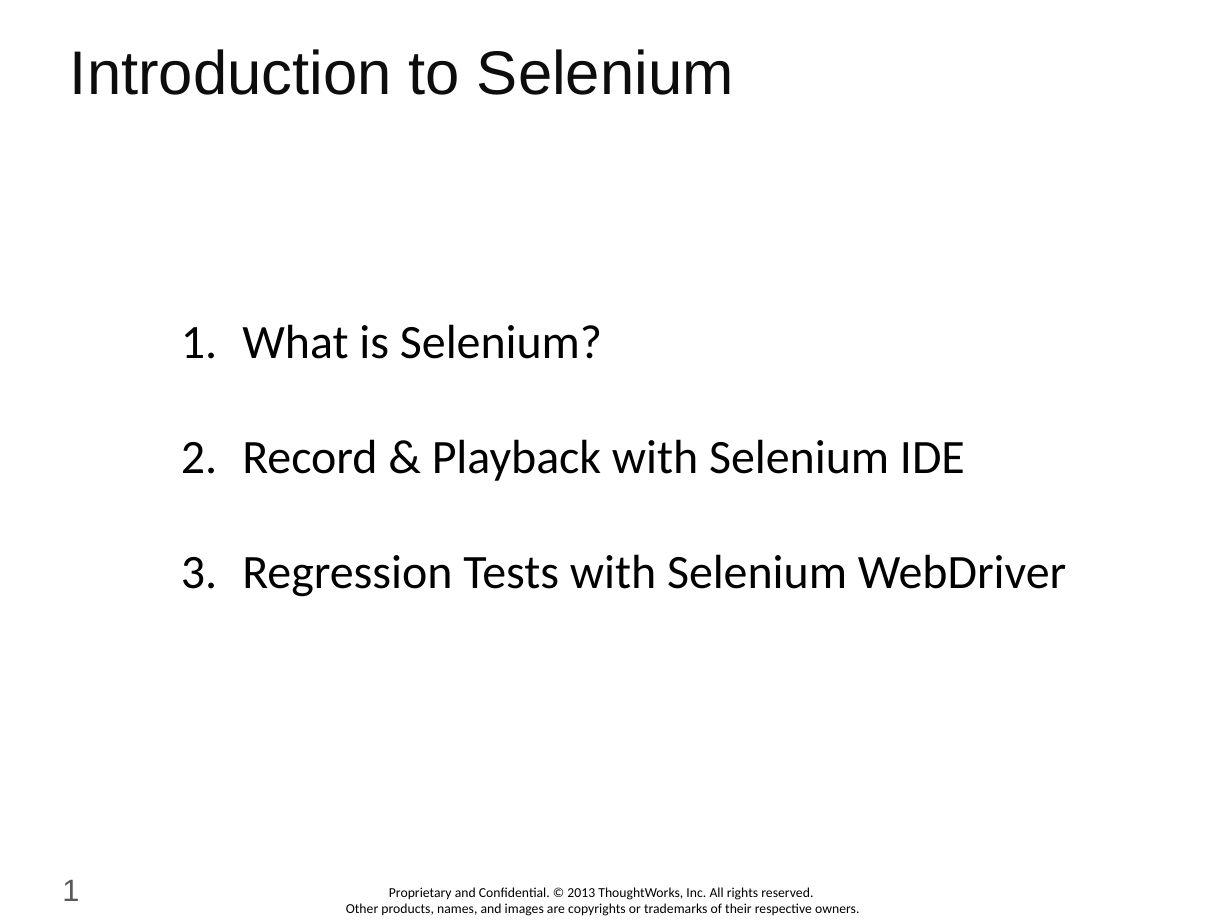
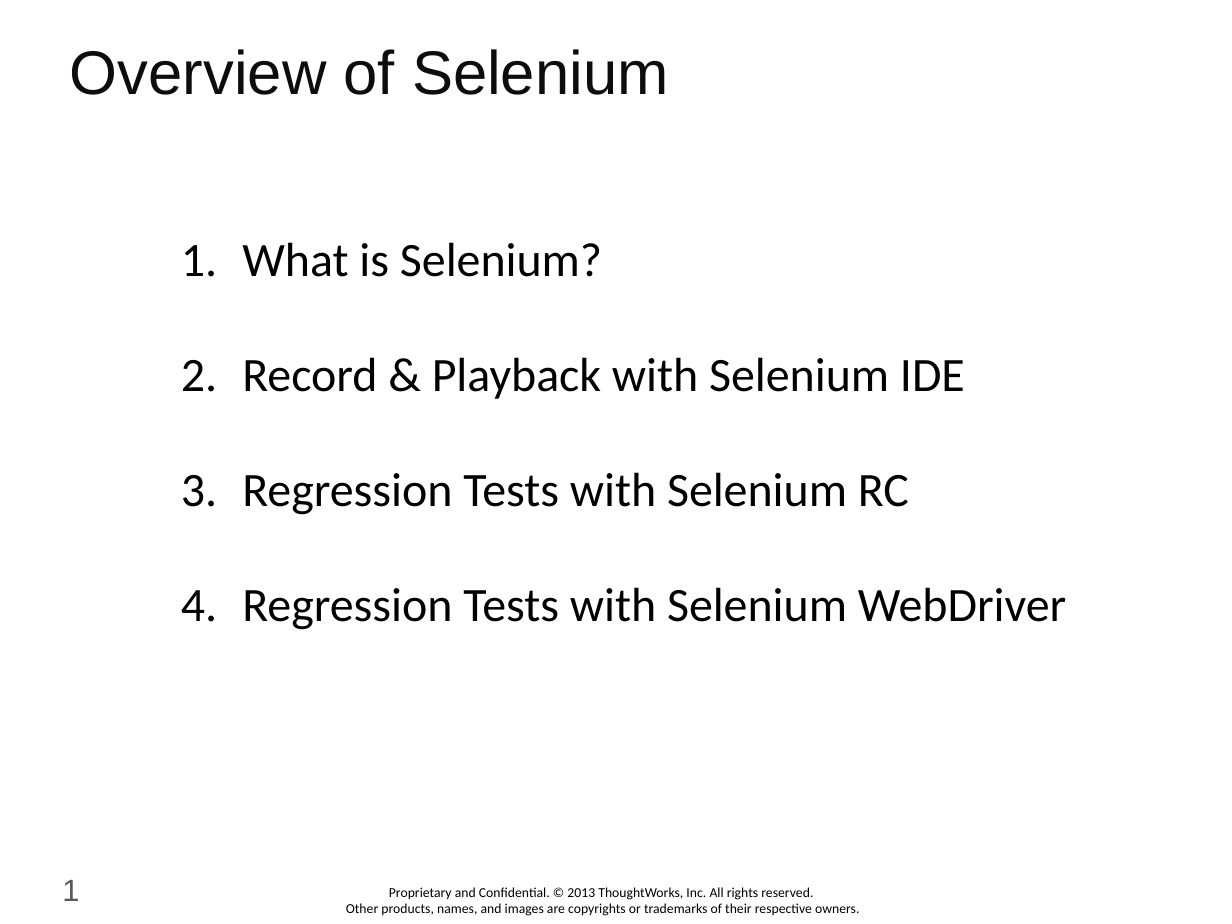
Before and after one commit to YakubPashaShaik/tw-selenium-training, a slide deck: slide 1 of ppt/01 Selenium Intro.pptx. Drawn at 1232x924 pixels with LibreOffice and Linux fonts; fonts in the diff are those of the drawing; background and template pictures are left out. Boxes give left, top, right and bottom in pixels: in the first picture for what was removed or moved away, otherwise in the second. Text is boxed around its words. In the diff, an @@ line names an element or a change of style, - is before the commit and + after.

Commit message:
JR: Added Selenium IDE Hands On PPT

```diff
--- a/ppt/01 Selenium Intro.pptx
+++ b/ppt/01 Selenium Intro.pptx
@@ text at (70,49,669,95): text changed @@
-Introduction to Selenium
+Overview of Selenium
@@ text "What is Selenium?": place and size @@
-text "What is Selenium?" at (242,324,1066,597)
+text "What is Selenium?" at (242,242,1066,630)
@@ text at (242,472,909,515): paragraph added @@
+3. Regression Tests with Selenium RC
```
Also in this commit, not shown: 1 other slide changed, 1 other file.
